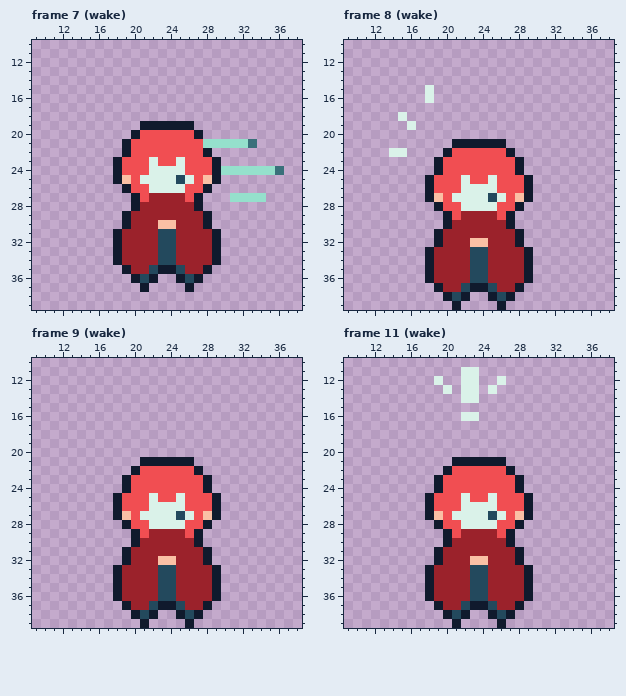
Two states of a pixel-art file, Assets/Animations/Story/MC_WakeUp_Floor.aseprite. That is the earlier state.
48x40 pixels, 17 frames. Shown: frame 7 (wake): x 9..38, y 10..39; frame 8 (wake): x 9..38, y 10..39; frame 9 (wake): x 9..38, y 10..39; frame 11 (wake): x 9..38, y 10..39. The commit also changed other frames, which this record leaves out.
Once edited:
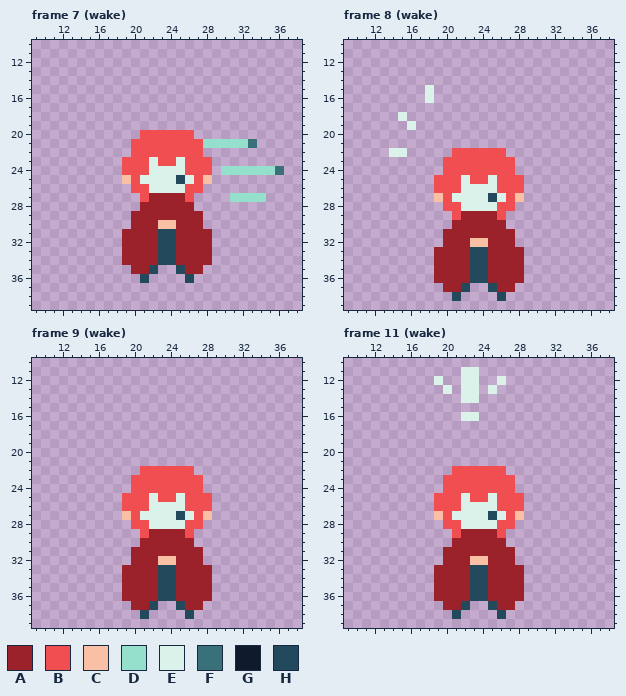
Palette (. is transparent): A #9b222b  B #f14e52  C #fac0a5  D #95e0cc  E #daf2e9  F #39707a  G #101a2d  H #23495d
Changes in this commit:
--- frame 7 (wake), layer "MC"
@@ x 16..31 @@
 18 ................
-19 .....GGGGGG.....
-20 ....GBBBBBBG....
-21 ...GBBBBBBBBDDDD
-22 ...GBBBBBBBBG...
-23 ..GBBBEBBEBBBG..
-24 ..GBBBEEEEBBBGDD
-25 ..GCBEEEEHEBCG..
-26 ...GBBEEEEBBG...
-27 ....GBAAAABG...D
-28 ....GAAAAAAG....
-29 ...GAAAAAAAAG...
-30 ...GAAACCAAAG...
-31 ..GAAAAHHAAAAG..
-32 ..GAAAAHHAAAAG..
-33 ..GAAAAHHAAAAG..
-34 ..GAAAAHHAAAAG..
-35 ...GAAHGGHAAG...
-36 ....GHG..GHG....
-37 .....G....G.....
+19 ................
+20 .....BBBBBB.....
+21 ....BBBBBBBBDDDD
+22 ....BBBBBBBB....
+23 ...BBBEBBEBBB...
+24 ...BBBEEEEBBB.DD
+25 ...CBEEEEHEBC...
+26 ....BBEEEEBB....
+27 .....BAAAAB....D
+28 .....AAAAAA.....
+29 ....AAAAAAAA....
+30 ....AAACCAAA....
+31 ...AAAAHHAAAA...
+32 ...AAAAHHAAAA...
+33 ...AAAAHHAAAA...
+34 ...AAAAHHAAAA...
+35 ....AAH..HAA....
+36 .....H....H.....
+37 ................
 38 ................
--- frame 8 (wake), layer "MC"
@@ x 16..31 @@
 20 ................
-21 .....GGGGGG.....
-22 ....GBBBBBBG....
-23 ...GBBBBBBBBG...
-24 ...GBBBBBBBBG...
-25 ..GBBBEBBEBBBG..
-26 ..GBBBEEEEBBBG..
-27 ..GCBEEEEHEBCG..
-28 ...GBBEEEEBBG...
-29 ....GBAAAABG....
-30 ....GAAAAAAG....
-31 ...GAAAAAAAAG...
-32 ...GAAACCAAAG...
-33 ..GAAAAHHAAAAG..
-34 ..GAAAAHHAAAAG..
-35 ..GAAAAHHAAAAG..
-36 ..GAAAAHHAAAAG..
-37 ...GAAHGGHAAG...
-38 ....GHG..GHG....
-39 .....G....G.....
+21 ................
+22 .....BBBBBB.....
+23 ....BBBBBBBB....
+24 ....BBBBBBBB....
+25 ...BBBEBBEBBB...
+26 ...BBBEEEEBBB...
+27 ...CBEEEEHEBC...
+28 ....BBEEEEBB....
+29 .....BAAAAB.....
+30 .....AAAAAA.....
+31 ....AAAAAAAA....
+32 ....AAACCAAA....
+33 ...AAAAHHAAAA...
+34 ...AAAAHHAAAA...
+35 ...AAAAHHAAAA...
+36 ...AAAAHHAAAA...
+37 ....AAH..HAA....
+38 .....H....H.....
+39 ................
--- frame 9 (wake), layer "MC": the same change as frame 8 (wake)
--- frame 11 (wake), layer "MC": the same change as frame 8 (wake)
